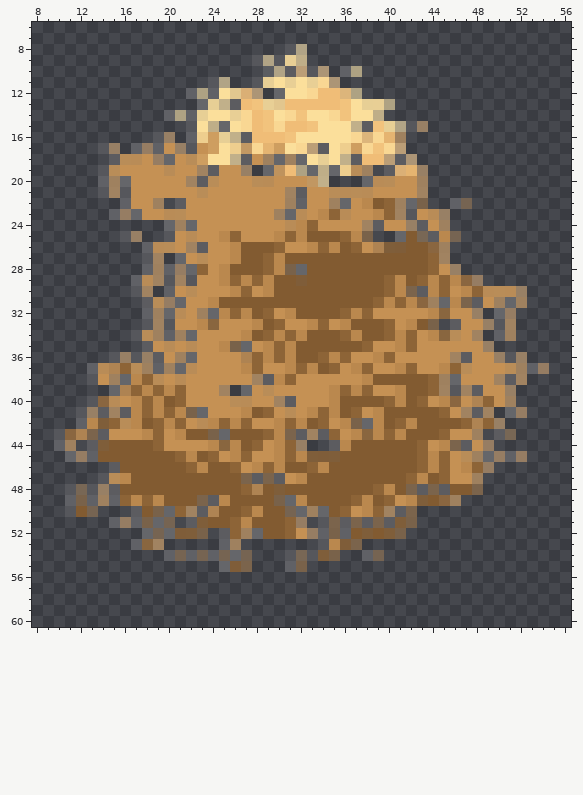
Pixel-art sprite, stored at shack/sack.png. The first picture shows the starting point.
The file is 64x64 pixels. Pixels under 10% opacity are left out. Colours within 5 levels of each other are drawn and written as one. Shown: x 8..56, y 6..60.
The result:
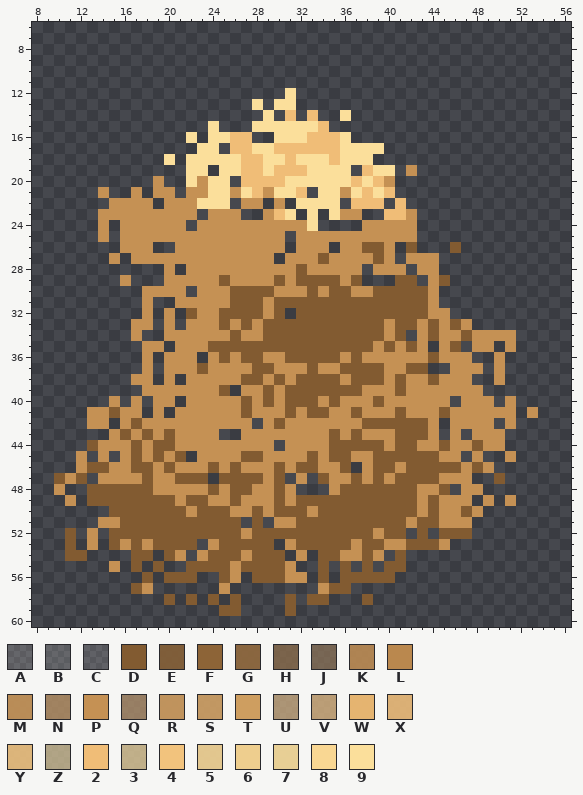
Palette (. is transparent): A #d0cdca39  B #d4d3d037  C #d8d7d52d  D #825b31  E #825f39f3  F #8d6437  G #8d683ff3  H #856a4cd5  J #877057c6  K #b48753f3  L #ba884e  M #bf9058f3  N #b38f65d5  P #c59154  Q #b0906cc6  R #c6975ef3  S #c89c64f3  T #ce9e60  U #caab81c6  V #d2af7fd5  W #e7b571fc  X #e4b678f0  Y #e5bc7ef0  Z #d0bf96c6  2 #f0bd77  3 #d9c596d5  4 #f2c37d  5 #eccf93f0  6 #f0d08ffc  7 #f0d699f3  8 #f9d793  9 #fbdf9b
From old to new:
@@ x 8..56 @@
  7 .................................................
- 8 .......................CZ........................
- 9 ....................CZC73........................
-10 .....................BZAVCU.CZ...................
-11 ................CZ..C797978U.....................
-12 ..............CZC95XU.A99822YZ...................
-13 ...............B73A2475222224977Z................
-14 ............CZC79978249849984993.................
-15 ..............C93A982482249993A47ZCQ.............
-16 ...........CQ.C6T73A2224999998Y8WN...............
-17 ......CQ.CQCPQCPT96S8WT98VA96T848V...............
-18 .......AMMPQAPMT993APNANA9793A22VAU..............
-19 ......CMPPPPMPPNAPPQ.AR2ZA3A6MN.AXWQ.............
-20 ......CNAPPPPPNAMPPPMMPPPS3...AMMPPN.............
-21 ......CNCPPPPPPMPPPPPPPNAPPMMMMPPPPN.............
-22 ........CPPN.APPPPPPPPPNCPPNAPLDFNAH..CJ.........
-23 .......CQAPPMMPPPPPPPPNAMPLFMPPLFNCPMQ...........
-24 ............ANAPPPPPPPPMLFPPPPNAPPQAPN...........
-25 ........CQ..CPMPPLFPPPLFLDDDFLH..ADJALJ..........
-26 ..........CMMPNAPPLDDDFPPLFLDFPKEEDDGN...........
-27 ..........CN.APMPPLDDFLDDDDDDDDDDDDDFN...........
-28 ..........CNCQAFPLDDDFLHADDDDDDDDDDDFPQ..........
-29 .........CMNCNCPPLFLFLDDEDDDDDDDFLDFLFLGQ........
-30 .........CN.CPMPPPLFPLDDDDDDDDDDFLHALFPLFMMMQ....
-31 ..........AMQAPPLDDDDDDDDDDDDDDFLFLGNALHAPNAN....
-32 ..........CNAMPNALFLDFPLDDDDFLFPPPPPLGPPQ.AQ.....
-33 ..........CNCPPLGPPPLDFPPLFPLDDDFPLDH.APPQCN.....
-34 .........CMNCNAPPPPLDFLFLDDDFLDDFLFPLGMPN.CN.....
-35 ..........APMPMPPLHAPLFLDDDDDDFPPLFPPPPPPQ.......
-36 .......CQCQAPNAPPPPKFLFLDDFLFPPLFPPPPPNAPPQCQ....
-37 .....CMKFMNCNAMPPPPLFPPLFLDFPLFPPLFPPLFMPPPMNCQ..
-38 .....CPNALFMPMPPPPPPNALFPPPPPPLDDDDDFNAPPPNAN....
-39 .......AKFLFLFPPPN.APMPPPPPLFLFPPLDDFNCNAPPQ.....
-40 .....CGMPLFLDFPPPPMMPPNAPPPLDDDDFLDFPLGPKFPN.....
-41 ....CQANALFLFLHAPPPLDFPMPLFLDFPLDDDDDFPNAN.AQ....
-42 ....CLEFMLDFLFPMLFLFPPLFLDFPLHALDFLDDDDFKFQ......
-43 ..CGKHAPPPLFPLDDHADDDFLHANAFPLGLFLDDDFPPN.AJ.....
-44 ..CN.AEDDDDFPPPPLGLDFPLFQ..ALDDDDDDFPLHAPQ.......
-45 ...AQCDDDDDDDFLDFPLFPPLFLEEEDDDDDDDFLFPMNAQCQ....
-46 .......ADDDDDDFLDDFPLFLDDFLDDDDDDDDFLFPLFQ.......
-47 ......CMLDDDDDDDDDDHAHAPLDDDDDDDDDFLDFPPN........
-48 ...CJCQADDDDDDDDDDDFKDEDDDDDDDDFLDHAHADDH........
-49 ...CHCNCFLFLDDDHALDDDDHALDDDDFLDFPLEDGN..........
-50 ...CDJ...ADHAFNAKDDFLDDJANADFPLFNAH..............
-51 .......CQCHAJ.AEDDFLDDDFQ.CHAHAHAEH..............
-52 ..........AJAEEH.AFNADDFPQCHCDEDEH...............
-53 .........CGN.....CN.......CLEH...................
-54 ............CJCJCJAJ...CJCEH..CJ.................
-55 .................AEH...CH........................
-56 .................................................
-57 .................................................
-58 .................................................
-59 .................................................
+ 8 .................................................
+ 9 .................................................
+10 .................................................
+11 .................................................
+12 .......................9.........................
+13 ....................9.99.........................
+14 .....................9.2.2..9....................
+15 ................9...9999992......................
+16 ..............9.9922..9992229....................
+17 ...............99.22992222229999.................
+18 ............9.99999229929992999..................
+19 ..............99.992292229999.299.P..............
+20 ...........P..9P99.2222999999292P................
+21 ......P..P.PP.PP99P92P992.99P9292................
+22 .......PPPP.PPP999.PP.P.9999.222.2...............
+23 ......PPPPPPPPP.PPP..P29.9.9PP..22P..............
+24 ......P.PPPPPP.PPPPPPPPPP9....PPPPP..............
+25 ......P.PPPPPPPPPPPPPPP.PPPPPPPPPPP..............
+26 ........PPP..PPPPPPPPPP.PPP.PPDDP.D...D..........
+27 .......P.PPPPPPPPPPPPP.PPPDPPPPDP.PPP............
+28 ............P.PPPPPPPPPPDPPPPP.PPP.PP............
+29 ........P...PPPPPDPPPPDPDDDDPD...DD.PD...........
+30 ..........PPPP.PPPDDDDPPPDPDDPPDDDDDP............
+31 ..........P..PPPPPDDDPDDDDDDDDDDDDDDP............
+32 ..........P.P.DPPDDDDPD.DDDDDDDDDDDDPP...........
+33 .........PP.P.PPPDPDPDDDDDDDDDDDPDDPDPDP.........
+34 .........P..PPPPPPDPPDDDDDDDDDDDPD.PDPPDPPPP.....
+35 ..........PP.PPPDDDDDDDDDDDDDDDPDPDP.PD.PP.P.....
+36 ..........P.PPP.PDPDDPPDDDDDPDPPPPPPDPPP..P......
+37 ..........P.PPPDPPPPDDPPPDPPDDDDPPDD..PPP.P......
+38 .........PP.P.PPPPPDDPDPDDDDPDDDPDPPDPPP..P......
+39 ..........PPPPPPPD.PPDPDDDDDDDPPPDPPPPPPP........
+40 .......P.P.PP.PPPPPDPDPDDDPDPPPDPPPPPP.PPP.P.....
+41 .....PPDPP.P.PPPPPPDPPPDPDDPPDPPPDPPPDPPPPPP.P...
+42 .....PP.PDPPPPPPPPPP.PDPPPPPPPDDDDDDP.PPPP.P.....
+43 .......PDPDPDPPPP..PPPPPPPPDPDPPPDDDP.P.PPP......
+44 .....DPPPDPDDPPPPPPPPP.PPPPDDDDDPDDPPDPPDPP......
+45 ....P.P.PDPDPD.PPPPDDPPPPDPDDPPDDDDDDPP.P..P.....
+46 ....PDDPPDDPDPPPDPDPPPDPDDPPD.PDDPDDDDDPDP.......
+47 ..DPD.PPPPDPPDDD.DDDDPD.P.DPPDPDPDDDDPPP..D......
+48 ..P..DDDDDDPPPPPDPDDPPDP...PDDDDDDDPPD.PP........
+49 ...P.DDDDDDDDPDDPPDPPPDPDDDDDDDDDDDPDPPP.P.P.....
+50 .......DDDDDDDPDDDPPDPDDDPDDDDDDDDDPDPPDP........
+51 ......PPDDDDDDDDDDD.D.PPDDDDDDDDDDPDDPPP.........
+52 ...D.P.DDDDDDDDDDDDPDDDDDDDDDDDPDD.D.DDD.........
+53 ...D.P.DPDPDDDD.PDDDDD.PDDDDDPDDPPDDDP...........
+54 ...DD....DD.DP.PDDDPDDD.P.DDPPDP.D...............
+55 .......P.D.D..DDDDPDDDDP..D.D.D.DD...............
+56 ..........D.DDD..DP.DDDPP.D.DDDDD................
+57 .........DP......P........PDD....................
+58 ............D.D.D.D....D.DD...D..................
+59 .................DD....D.........................
 60 .................................................
